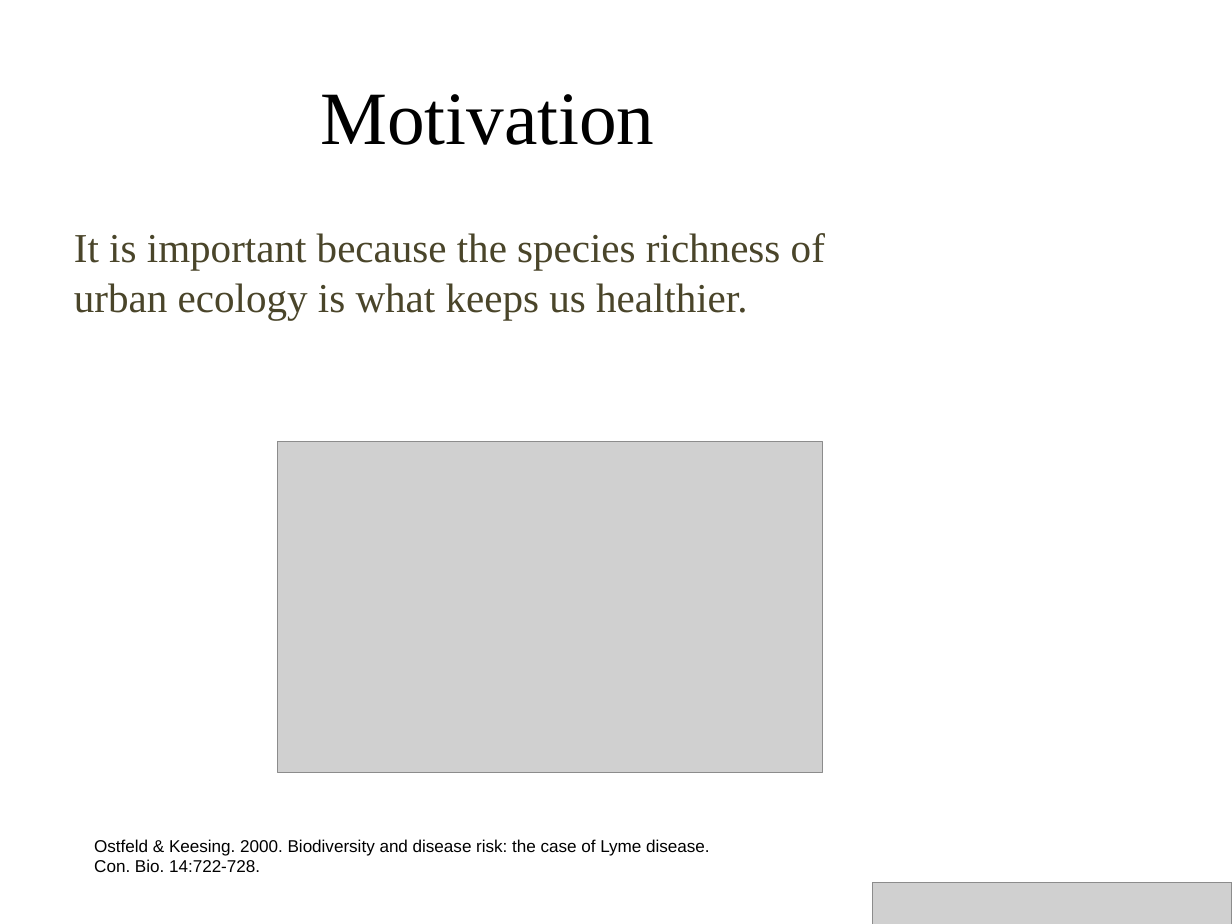
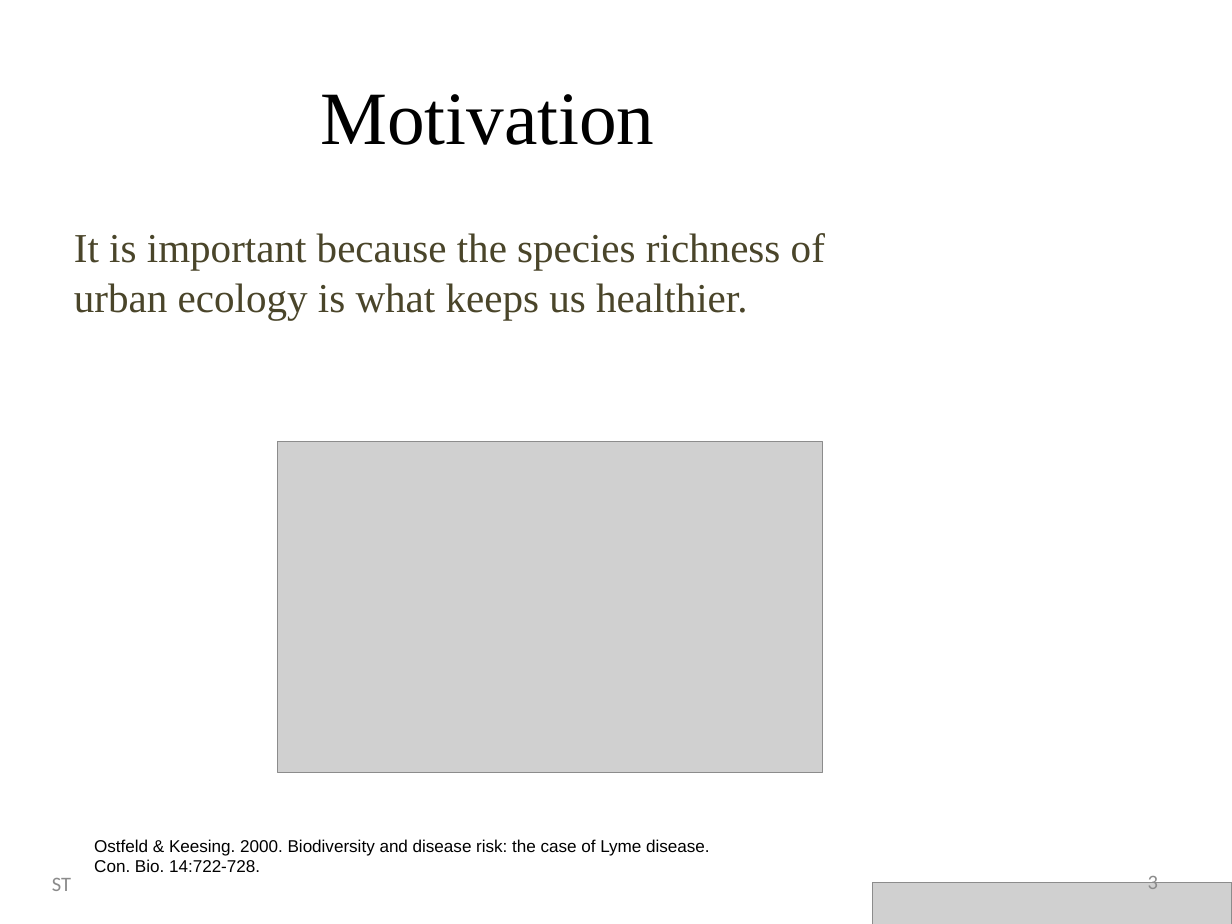
Before and after one commit to Stevie-Nicks-and-the-Xaybanha-Zhous/SelectiveBirdFeeder, a slide deck: slide 3 of Smart_Bird_Feeder_Presentation.pptx. Drawn at 1232x924 pixels with LibreOffice and Linux fonts; fonts in the diff are those of the drawing; grey boxes stand for pictures; background and template pictures are left out. Boxes give left, top, right and bottom in pixels: in the first picture for what was removed or moved away, otherwise in the second. Text is boxed around its words. In the diff, an @@ line names an element or a change of style, - is before the commit and + after.

```diff
--- a/Smart_Bird_Feeder_Presentation.pptx
+++ b/Smart_Bird_Feeder_Presentation.pptx
@@ text added at (52, 878, 71, 891), 12 pt, text #8C8C8C @@
+ST
@@ page number added at (1148, 872, 1158, 889), 12 pt, text #8C8C8C @@
+3
```
Also in this commit, not shown: 11 other slides changed, 7 slides added, 4 slides removed.
